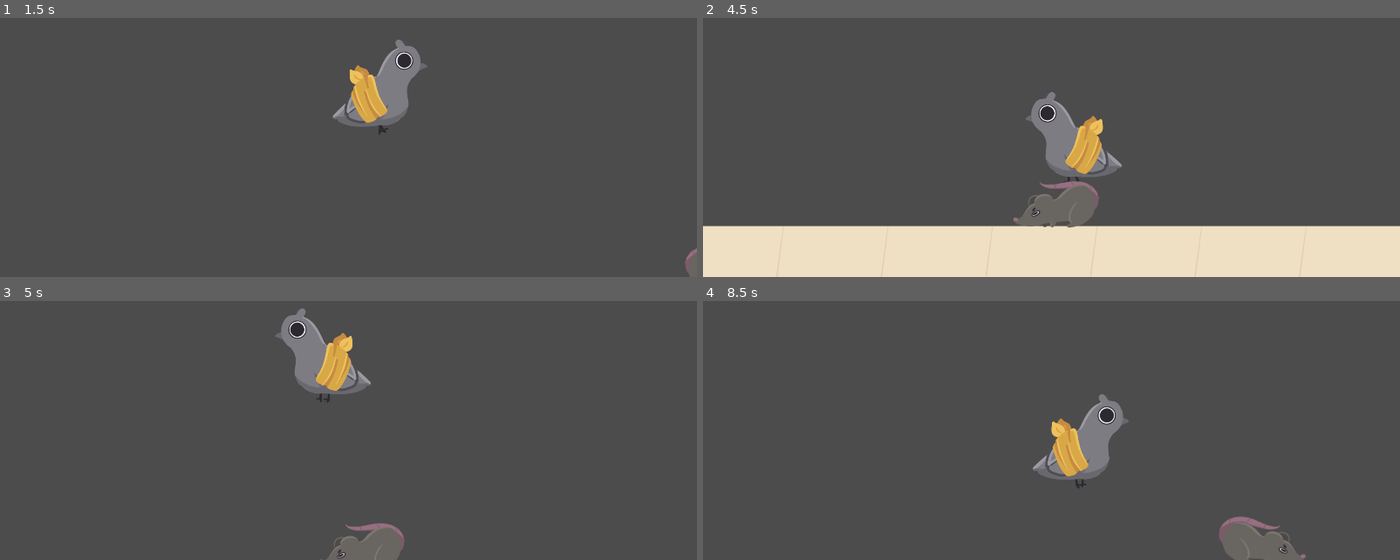
Above: before the commit, frames 1-4 (two rows, left to right).
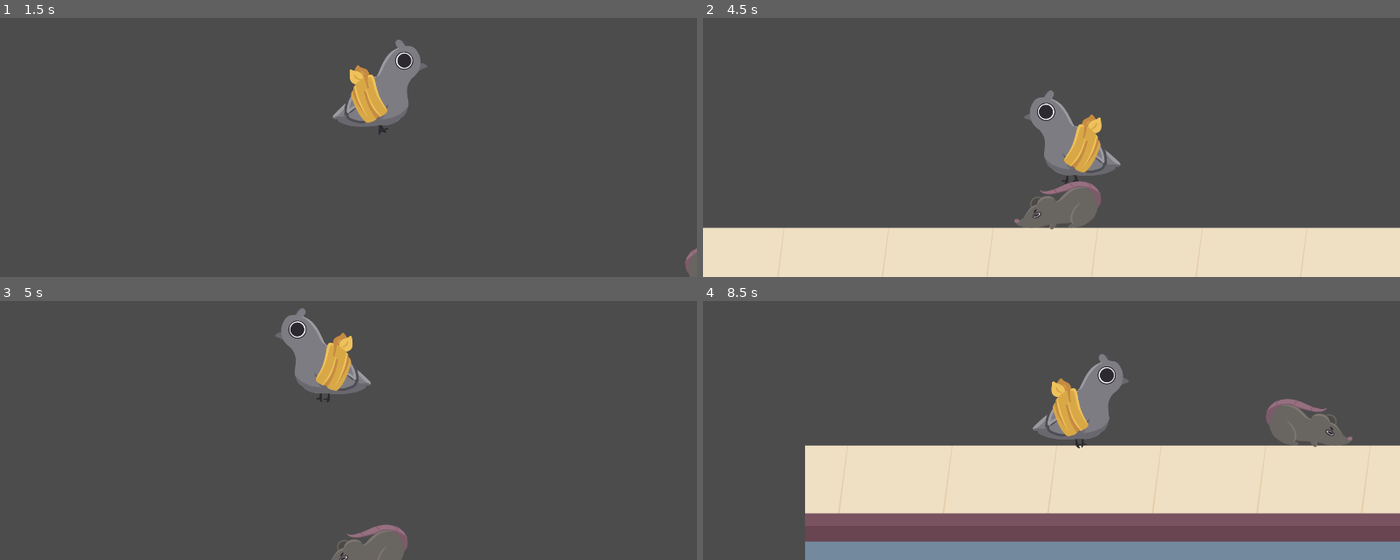
Above: after the commit, the same moments.

Repository: kavyarachita/pigeonhole-game
Game: Godot game, scene res://World.tscn
Two runs of this game, one before a commit and one after it. Both use one fixed random seed, a clock stepped at 60 frames per second and the inputs below.
Inputs:
- Up to frame 1 (1.5 s): hold S (crouch) 0.53-1.28 s; hold D (right) from 0.53 s (still down); tap W (jump) at 0.77, 1.07 s; tap S (crouch) at 1.35 s
- Up to frame 2 (4.5 s): tap W (jump) at 1.52, 1.82, 3.02, 3.32, 3.77, 4.07 s; release D (right) at 2.03 s; hold A (left) 2.03-2.78 s; hold S (crouch) 2.03-2.78 s; hold D (right) 2.78-4.28 s; tap S (crouch) at 2.85, 4.35 s; hold S (crouch) 3.53-4.28 s; hold A (left) from 4.28 s (still down)
- Up to frame 3 (5 s): keep holding A (left); tap W (jump) at 4.52, 4.82 s
- Up to frame 4 (8.5 s): release A (left) at 5.03 s; hold D (right) 5.03-5.78 s; hold S (crouch) 5.03-5.78 s; hold A (left) 5.78-7.28 s; tap S (crouch) at 5.85, 7.35 s; tap W (jump) at 6.02, 6.32, 6.77, 7.07, 7.52, 7.82 s; hold S (crouch) 6.53-7.28 s; hold D (right) from 7.28 s (still down); hold S (crouch) from 8.03 s (still down)

Frame 1 is identical in both runs. In frame 2, 1.9% of the frame differs, in the area x 0-100%, y 27-82%; in frame 3, 0.4%; in frame 4, 42%, in the area x 14-100%, y 20-100%.

Commit message:
resized collision shapes

Diff:
--- a/game/Mob-RAT.tscn
+++ b/game/Mob-RAT.tscn
@@ -32,8 +32,12 @@
 } ]
 
 [sub_resource type="CapsuleShape2D" id=2]
-radius = 59.0
-height = 130.0
+radius = 62.9997
+height = 44.0005
+
+[sub_resource type="CapsuleShape2D" id=3]
+radius = 44.0
+height = 46.0
 
 [node name="Node2D" type="Node2D"]
 
@@ -45,6 +49,11 @@
 animation = "Idle"
 
 [node name="CollisionShape2D" type="CollisionShape2D" parent="KinematicBody2D"]
-position = Vector2( -7, 43 )
+position = Vector2( 41, 38 )
 rotation = 1.5708
 shape = SubResource( 2 )
+
+[node name="CollisionShape2D2" type="CollisionShape2D" parent="KinematicBody2D"]
+position = Vector2( -61, 58 )
+rotation = 1.5708
+shape = SubResource( 3 )
--- a/game/World.tscn
+++ b/game/World.tscn
@@ -94,7 +94,7 @@
 height = 91.4958
 
 [sub_resource type="RectangleShape2D" id=7]
-extents = Vector2( 30, 89.6476 )
+extents = Vector2( 30, 111.326 )
 
 [node name="Node2D" type="Node2D"]
 script = ExtResource( 14 )
@@ -131,7 +131,7 @@
 [node name="Area2D" type="Area2D" parent="KinematicBody2D"]
 
 [node name="CollisionShape2D" type="CollisionShape2D" parent="KinematicBody2D/Area2D"]
-position = Vector2( 69.5355, 0.512527 )
+position = Vector2( 66.9479, 2.70131 )
 rotation = 0.345575
 shape = SubResource( 7 )
 
Not shown: 1 places in game/Mob-RAT.tscn that only renumber resources
